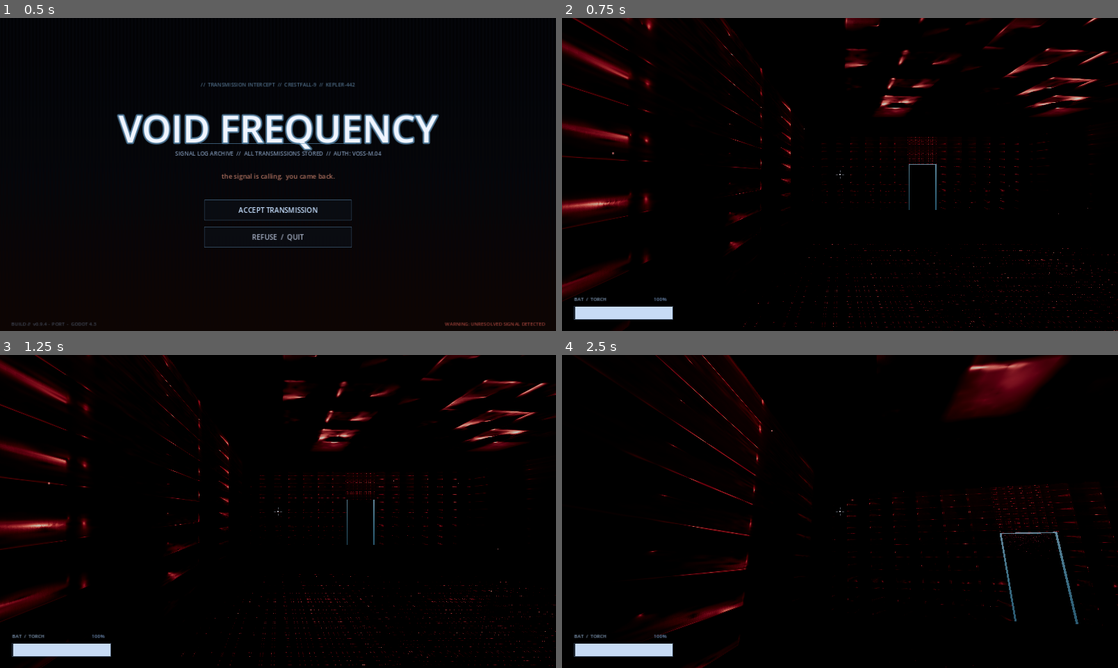
Above: before the commit, frames 1-4 (two rows, left to right).
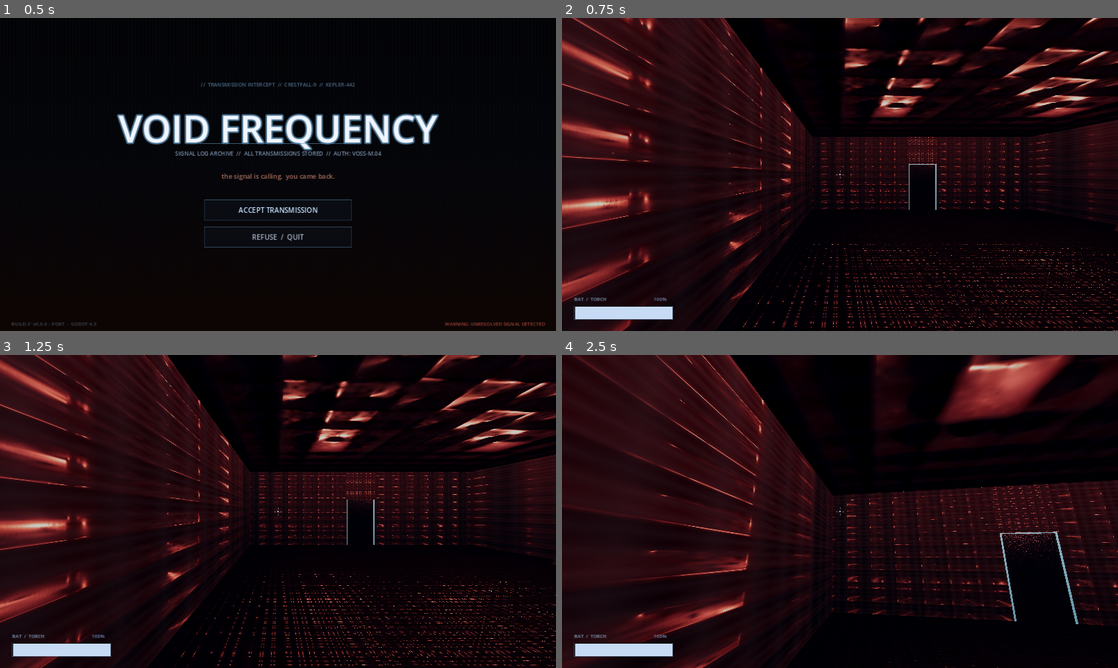
Above: after the commit, the same moments.

Repository: jakob265/horror
Game: Godot game, scene res://scenes/main.tscn
The game is run twice, just before and just after one commit, with the same random seed, the same clock (stepped at 60 frames per second) and the same inputs.
Inputs (mouse positions are in pixels of both pictures, inside the frame that each line leads up to):
- Up to frame 1 (0.5 s): no input
- Up to frame 2 (0.75 s): click "ACCEPT TRANSMISSION" at 0.5 s
- Up to frame 3 (1.25 s): no input
- Up to frame 4 (2.5 s): tap Enter at 1.25 s; move the mouse to (867, 511) at 1.27 s; hold Ctrl (crouch) 1.28-2.03 s; hold W (move_forward) from 1.28 s (still down); tap Space at 1.52, 2.27 s; move the mouse to (812, 511) at 2.02 s; tap E (interact) at 2.1 s

Frame 1 is identical in both runs. In frame 2, 44% of the frame differs, in the area x 0-100%, y 0-100%; in frame 3, 43%; in frame 4, 50%.

Commit message:
Fix camera-locked + too-dark issues from visual overhaul
Two bugs reported after the Forward+ port:

1) Mouse look stopped working. Root cause: the redesigned HUD added a
   multi-segment crosshair (Dot + 4 ring ColorRects) at exact screen
   center. Control nodes default to mouse_filter=STOP, which can swallow
   InputEventMouseMotion before it reaches the player's _unhandled_input
   when the cursor sits inside their rect (true in MOUSE_MODE_CAPTURED,
   which locks the reported position at the viewport center). Now every
   decorative Control in hud.tscn — Vignette, BatteryFrame, Bar, labels,
   Crosshair and all 5 ring rects — has mouse_filter=2 (IGNORE) so motion
   events propagate freely.

   Also added an explicit Input.mouse_mode = MOUSE_MODE_CAPTURED in
   main._begin_new_game() as a belt-and-suspenders fix.

2) Scenes far too dark. Several compounding factors:
   - ambient_light_energy dropped from 0.6 -> 0.25 in default_env
   - ACES tonemap is darker than the old Filmic by default
   - Contrast bumped to 1.12 and saturation 0.78 both pushed darker
   - SSAO intensity 2.0 over-darkened corners
   - SDFGI enabled with no directional light contributed nothing useful
     but ate energy
   - Ceiling fixtures at energy 2.2 / range 11 not enough fill

   Rebalanced: ambient 0.85, tonemap_exposure 1.35, SSAO intensity 1.1,
   SDFGI + SSIL disabled (forward+ still on for SSR / glow / volumetric
   fog), contrast 1.04, saturation 0.88. Ceiling fixtures bumped to
   energy 4.5 / range 14. Each act's setup_lighting also lifted to
   match. Per-act ambient_energy raised across the board.

Also stripped two experimental SpotLight3D properties from player.tscn
(light_indirect_energy, light_volumetric_fog_energy, shadow_blur) so
the scene loads on older Godot 4 builds, and turned off shadows on the
auto-placed ceiling omnis (56 shadow-casting lights would tank perf;
flashlight still casts shadows for the dramatic key).

Diff:
--- a/godot/default_env.tres
+++ b/godot/default_env.tres
@@ -4,13 +4,13 @@
 
 [resource]
 background_mode = 1
-background_color = Color(0.008, 0.009, 0.018, 1)
+background_color = Color(0.014, 0.016, 0.024, 1)
 ambient_light_source = 2
-ambient_light_color = Color(0.42, 0.48, 0.58, 1)
-ambient_light_energy = 0.25
+ambient_light_color = Color(0.55, 0.62, 0.72, 1)
+ambient_light_energy = 0.85
 ambient_light_sky_contribution = 0.0
 tonemap_mode = 3
-tonemap_exposure = 1.05
+tonemap_exposure = 1.35
 tonemap_white = 6.0
 ssr_enabled = true
 ssr_max_steps = 48
@@ -18,64 +18,54 @@
 ssr_fade_out = 1.5
 ssr_depth_tolerance = 0.2
 ssao_enabled = true
-ssao_radius = 1.6
-ssao_intensity = 2.2
-ssao_power = 1.6
-ssao_detail = 0.6
+ssao_radius = 1.2
+ssao_intensity = 1.1
+ssao_power = 1.4
+ssao_detail = 0.5
 ssao_horizon = 0.06
 ssao_sharpness = 0.98
-ssao_light_affect = 0.25
-ssao_ao_channel_affect = 0.4
-ssil_enabled = true
-ssil_radius = 4.0
-ssil_intensity = 1.4
-ssil_sharpness = 0.92
-ssil_normal_rejection = 1.0
-sdfgi_enabled = true
-sdfgi_use_occlusion = true
-sdfgi_bounce_feedback = 0.6
-sdfgi_cascades = 4
-sdfgi_min_cell_size = 0.18
-sdfgi_y_scale = 1
-sdfgi_energy = 1.15
+ssao_light_affect = 0.18
+ssao_ao_channel_affect = 0.30
+ssil_enabled = false
+sdfgi_enabled = false
 glow_enabled = true
-glow_levels/1 = 0.35
-glow_levels/2 = 0.75
-glow_levels/3 = 0.9
-glow_levels/4 = 0.5
-glow_levels/5 = 0.3
+glow_levels/1 = 0.30
+glow_levels/2 = 0.60
+glow_levels/3 = 0.85
+glow_levels/4 = 0.45
+glow_levels/5 = 0.25
 glow_normalized = true
-glow_intensity = 1.0
-glow_strength = 1.05
-glow_mix = 0.18
-glow_bloom = 0.18
+glow_intensity = 0.9
+glow_strength = 1.0
+glow_mix = 0.15
+glow_bloom = 0.15
 glow_blend_mode = 1
-glow_hdr_threshold = 0.95
-glow_hdr_scale = 2.2
-glow_hdr_luminance_cap = 12.0
+glow_hdr_threshold = 1.0
+glow_hdr_scale = 2.0
+glow_hdr_luminance_cap = 10.0
 fog_enabled = true
 fog_mode = 0
-fog_light_color = Color(0.07, 0.085, 0.12, 1)
-fog_light_energy = 0.4
+fog_light_color = Color(0.08, 0.10, 0.14, 1)
+fog_light_energy = 0.5
 fog_sun_scatter = 0.0
-fog_density = 0.022
+fog_density = 0.012
 fog_aerial_perspective = 0.0
 fog_sky_affect = 0.0
 fog_height = 8.0
-fog_height_density = 0.28
+fog_height_density = 0.2
 volumetric_fog_enabled = true
-volumetric_fog_density = 0.018
-volumetric_fog_albedo = Color(0.72, 0.78, 0.88, 1)
+volumetric_fog_density = 0.010
+volumetric_fog_albedo = Color(0.75, 0.80, 0.90, 1)
 volumetric_fog_emission = Color(0, 0, 0, 1)
 volumetric_fog_emission_energy = 0.0
 volumetric_fog_anisotropy = 0.25
-volumetric_fog_length = 48.0
+volumetric_fog_length = 40.0
 volumetric_fog_detail_spread = 2.5
-volumetric_fog_gi_inject = 0.4
-volumetric_fog_ambient_inject = 0.4
+volumetric_fog_gi_inject = 0.3
+volumetric_fog_ambient_inject = 0.5
 volumetric_fog_temporal_reprojection_enabled = true
 volumetric_fog_temporal_reprojection_amount = 0.92
 adjustment_enabled = true
-adjustment_brightness = 1.0
-adjustment_contrast = 1.12
-adjustment_saturation = 0.78
+adjustment_brightness = 1.05
+adjustment_contrast = 1.04
+adjustment_saturation = 0.88
--- a/godot/scenes/player.tscn
+++ b/godot/scenes/player.tscn
@@ -26,23 +26,18 @@
 [node name="Flashlight" type="SpotLight3D" parent="Head/Camera3D"]
 visible = false
 light_color = Color(1, 0.93, 0.82, 1)
-light_energy = 4.2
-light_indirect_energy = 0.4
-light_volumetric_fog_energy = 1.4
-light_specular = 0.6
+light_energy = 4.5
 spot_range = 22.0
 spot_angle = 36.0
 spot_angle_attenuation = 0.85
 shadow_enabled = true
 shadow_bias = 0.04
 shadow_normal_bias = 1.0
-shadow_blur = 1.2
 
 [node name="FlashlightCore" type="SpotLight3D" parent="Head/Camera3D"]
 visible = false
 light_color = Color(1, 0.97, 0.9, 1)
-light_energy = 2.4
-light_volumetric_fog_energy = 1.8
+light_energy = 2.8
 spot_range = 28.0
 spot_angle = 14.0
 spot_angle_attenuation = 1.4
--- a/godot/scripts/components/chamber.gd
+++ b/godot/scripts/components/chamber.gd
@@ -10,8 +10,8 @@
 # Set by ActUtil.setup_lighting() so add_floor_ceiling can drop matching
 # ceiling fixtures automatically. Defaults to a cool clinical white.
 static var current_light_color: Color = Color(0.92, 0.95, 1.0)
-static var current_light_energy: float = 2.2
-static var current_light_range: float = 11.0
+static var current_light_energy: float = 4.5
+static var current_light_range: float = 14.0
 
 
 static func _make_box(size: Vector3, position: Vector3, color: Color, name: String = "box", with_collider: bool = true, surface: String = "") -> StaticBody3D:
@@ -88,9 +88,7 @@
 	light.light_energy = current_light_energy
 	light.omni_range = current_light_range
 	light.omni_attenuation = 1.4
-	light.shadow_enabled = true
-	light.shadow_bias = 0.05
-	light.shadow_normal_bias = 1.0
+	light.shadow_enabled = false
 	light.position = pos + Vector3(0, -0.25, 0)
 	parent.add_child(light)
 
--- a/godot/scripts/main.gd
+++ b/godot/scripts/main.gd
@@ -53,6 +53,7 @@
 		player.hud = hud
 	OlenManager.fired.clear()
 	OlenManager.reset_scene_triggers()
+	Input.mouse_mode = Input.MOUSE_MODE_CAPTURED
 	SceneRouter.transition_to("act1", true)
 
 
--- a/godot/scripts/player.gd
+++ b/godot/scripts/player.gd
@@ -104,8 +104,8 @@
 	# Brown-out as the battery dies: dim the energy in the last 15%.
 	if flashlight_on:
 		var t: float = clamp(flashlight_battery / 0.15, 0.35, 1.0)
-		flashlight.light_energy = 4.2 * t
-		flashlight_core.light_energy = 2.4 * t
+		flashlight.light_energy = 4.5 * t
+		flashlight_core.light_energy = 2.8 * t
 	if hud and hud.has_method("update_battery"):
 		hud.update_battery(flashlight_battery)
 
--- a/godot/scripts/util/act_util.gd
+++ b/godot/scripts/util/act_util.gd
@@ -2,10 +2,10 @@
 extends RefCounted
 # Common helpers for act scripts.
 
-# Per-act lighting setup. Now also configures Chamber.current_light_* so the
-# room-builder can drop matching ceiling fixtures automatically, and seeds
-# dust motes near the player so air reads as filthy / lived-in.
-static func setup_lighting(parent: Node3D, ambient: Color, fog_col: Color, fog_density: float = 0.018, ambient_energy: float = 0.25, fixture_color: Color = Color(0, 0, 0), fixture_energy: float = -1.0, fixture_range: float = -1.0) -> void:
+# Per-act lighting setup. Configures Chamber.current_light_* so the
+# room-builder can drop matching ceiling fixtures automatically, and configures
+# the per-act Environment with Forward+ features.
+static func setup_lighting(parent: Node3D, ambient: Color, fog_col: Color, fog_density: float = 0.012, ambient_energy: float = 0.7, fixture_color: Color = Color(0, 0, 0), fixture_energy: float = -1.0, fixture_range: float = -1.0) -> void:
 	var env := WorldEnvironment.new()
 	var e := Environment.new()
 	e.ambient_light_source = Environment.AMBIENT_SOURCE_COLOR
@@ -18,74 +18,70 @@
 	e.fog_light_energy = 0.5
 	e.fog_density = fog_density
 	e.fog_height = 6.0
-	e.fog_height_density = 0.22
+	e.fog_height_density = 0.20
 	e.volumetric_fog_enabled = true
-	e.volumetric_fog_density = 0.012 + fog_density * 0.35
+	e.volumetric_fog_density = 0.008 + fog_density * 0.2
 	e.volumetric_fog_albedo = ambient.lerp(Color.WHITE, 0.4)
 	e.volumetric_fog_anisotropy = 0.25
-	e.volumetric_fog_length = 48.0
-	e.volumetric_fog_gi_inject = 0.5
+	e.volumetric_fog_length = 40.0
+	e.volumetric_fog_gi_inject = 0.3
 	e.volumetric_fog_ambient_inject = 0.5
 	e.volumetric_fog_temporal_reprojection_enabled = true
 	e.tonemap_mode = Environment.TONE_MAPPER_ACES
-	e.tonemap_exposure = 1.05
+	e.tonemap_exposure = 1.35
 	e.tonemap_white = 6.0
 	e.ssao_enabled = true
-	e.ssao_radius = 1.6
-	e.ssao_intensity = 2.0
-	e.ssao_power = 1.6
-	e.ssao_light_affect = 0.25
-	e.ssil_enabled = true
-	e.ssil_radius = 4.0
-	e.ssil_intensity = 1.2
+	e.ssao_radius = 1.2
+	e.ssao_intensity = 1.1
+	e.ssao_power = 1.4
+	e.ssao_light_affect = 0.18
+	e.ssil_enabled = false
 	e.ssr_enabled = true
 	e.ssr_max_steps = 48
-	e.sdfgi_enabled = true
-	e.sdfgi_bounce_feedback = 0.6
-	e.sdfgi_min_cell_size = 0.18
-	e.sdfgi_energy = 1.1
+	e.sdfgi_enabled = false
 	e.glow_enabled = true
-	e.glow_intensity = 1.0
-	e.glow_strength = 1.05
-	e.glow_bloom = 0.18
+	e.glow_intensity = 0.9
+	e.glow_strength = 1.0
+	e.glow_bloom = 0.15
 	e.glow_blend_mode = Environment.GLOW_BLEND_MODE_SOFTLIGHT
-	e.glow_hdr_threshold = 0.95
-	e.glow_hdr_scale = 2.2
+	e.glow_hdr_threshold = 1.0
+	e.glow_hdr_scale = 2.0
 	e.adjustment_enabled = true
-	e.adjustment_contrast = 1.12
-	e.adjustment_saturation = 0.78
+	e.adjustment_brightness = 1.05
+	e.adjustment_contrast = 1.04
+	e.adjustment_saturation = 0.88
 	env.environment = e
 	parent.add_child(env)
 
 	# Update Chamber so ceiling fixtures match this act's mood.
 	var fix_col: Color = fixture_color if fixture_color.a > 0.001 else ambient.lerp(Color.WHITE, 0.45)
 	Chamber.current_light_color = fix_col
-	Chamber.current_light_energy = fixture_energy if fixture_energy > 0.0 else 2.2
-	Chamber.current_light_range = fixture_range if fixture_range > 0.0 else 11.0
+	Chamber.current_light_energy = fixture_energy if fixture_energy > 0.0 else 4.5
+	Chamber.current_light_range = fixture_range if fixture_range > 0.0 else 14.0
 
 
 static func light_rig_act1(parent: Node3D) -> void:
-	# Cryo bay — emergency red, almost ritualistic.
-	setup_lighting(parent, Color(0.86, 0.43, 0.43), Color(0.18, 0.05, 0.06), 0.024, 0.20,
-		Color(1.0, 0.32, 0.28), 2.6, 10.5)
+	# Cryo bay — emergency red.
+	setup_lighting(parent, Color(0.86, 0.43, 0.43), Color(0.18, 0.05, 0.06), 0.016, 0.55,
+		Color(1.0, 0.42, 0.34), 4.2, 13.0)
 
 
 static func light_rig_act2(parent: Node3D) -> void:
 	# Corridors / cabins / decon / med — cool clinical blue-white.
-	setup_lighting(parent, Color(0.70, 0.78, 0.86), Color(0.13, 0.16, 0.22), 0.020, 0.22,
-		Color(0.88, 0.95, 1.0), 2.4, 11.0)
+	setup_lighting(parent, Color(0.70, 0.78, 0.86), Color(0.13, 0.16, 0.22), 0.012, 0.7,
+		Color(0.92, 0.97, 1.0), 4.8, 14.0)
 
 
 static func light_rig_act3(parent: Node3D) -> void:
 	# Research deck — cold blue-white, brighter task lighting.
-	setup_lighting(parent, Color(0.72, 0.84, 0.96), Color(0.11, 0.16, 0.24), 0.017, 0.25,
-		Color(0.82, 0.92, 1.0), 2.7, 12.0)
+	setup_lighting(parent, Color(0.72, 0.84, 0.96), Color(0.11, 0.16, 0.24), 0.010, 0.75,
+		Color(0.86, 0.94, 1.0), 5.2, 15.0)
 
 
 static func light_rig_act4(parent: Node3D) -> void:
-	# Array room — dim warm-white, deep dark-blue fog. Mostly black.
-	setup_lighting(parent, Color(0.43, 0.39, 0.43), Color(0.03, 0.04, 0.06), 0.028, 0.18,
-		Color(0.95, 0.78, 0.55), 1.2, 8.0)
+	# Array room — dim warm-white, deep dark-blue fog.
+	setup_lighting(parent, Color(0.43, 0.39, 0.43), Color(0.03, 0.04, 0.06), 0.020, 0.45,
+		Color(0.95, 0.78, 0.55), 2.8, 11.0)
 
 
 # Place a dust-mote particle field above the player path. Cheap atmosphere.
--- a/godot/ui/hud.tscn
+++ b/godot/ui/hud.tscn
@@ -12,10 +12,6 @@
 
 [sub_resource type="StyleBoxFlat" id="BatFill"]
 bg_color = Color(0.78, 0.86, 0.96, 1)
-corner_radius_top_left = 0
-corner_radius_top_right = 0
-corner_radius_bottom_right = 0
-corner_radius_bottom_left = 0
 
 [node name="HUD" type="Control"]
 anchor_right = 1.0
@@ -34,6 +30,7 @@
 anchor_top = 0.92
 anchor_right = 0.20
 anchor_bottom = 0.965
+mouse_filter = 2
 theme_override_styles/panel = SubResource("BatBG")
 
 [node name="Bar" type="Panel" parent="BatteryFrame"]
@@ -45,12 +42,14 @@
 offset_top = 2
 offset_right = -2
 offset_bottom = -2
+mouse_filter = 2
 theme_override_styles/panel = SubResource("BatFill")
 
 [node name="Label" type="Label" parent="."]
 text = "BAT  /  TORCH"
 anchor_left = 0.022
 anchor_top = 0.886
+mouse_filter = 2
 theme_override_font_sizes/font_size = 11
 theme_override_colors/font_color = Color(0.62, 0.74, 0.88, 0.85)
 
@@ -58,6 +57,7 @@
 text = "100%"
 anchor_left = 0.165
 anchor_top = 0.886
+mouse_filter = 2
 theme_override_font_sizes/font_size = 11
 theme_override_colors/font_color = Color(0.62, 0.74, 0.88, 0.85)
 
@@ -72,6 +72,7 @@
 offset_top = -1.5
 offset_right = 1.5
 offset_bottom = 1.5
+mouse_filter = 2
 
 [node name="RingL" type="ColorRect" parent="Crosshair"]
 color = Color(0.85, 0.90, 1.0, 0.35)
@@ -79,6 +80,7 @@
 offset_top = -0.5
 offset_right = -5
 offset_bottom = 0.5
+mouse_filter = 2
 
 [node name="RingR" type="ColorRect" parent="Crosshair"]
 color = Color(0.85, 0.90, 1.0, 0.35)
@@ -86,6 +88,7 @@
 offset_top = -0.5
 offset_right = 10
 offset_bottom = 0.5
+mouse_filter = 2
 
 [node name="RingT" type="ColorRect" parent="Crosshair"]
 color = Color(0.85, 0.90, 1.0, 0.35)
@@ -93,6 +96,7 @@
 offset_top = -10
 offset_right = 0.5
 offset_bottom = -5
+mouse_filter = 2
 
 [node name="RingB" type="ColorRect" parent="Crosshair"]
 color = Color(0.85, 0.90, 1.0, 0.35)
@@ -100,3 +104,4 @@
 offset_top = 5
 offset_right = 0.5
 offset_bottom = 10
+mouse_filter = 2
